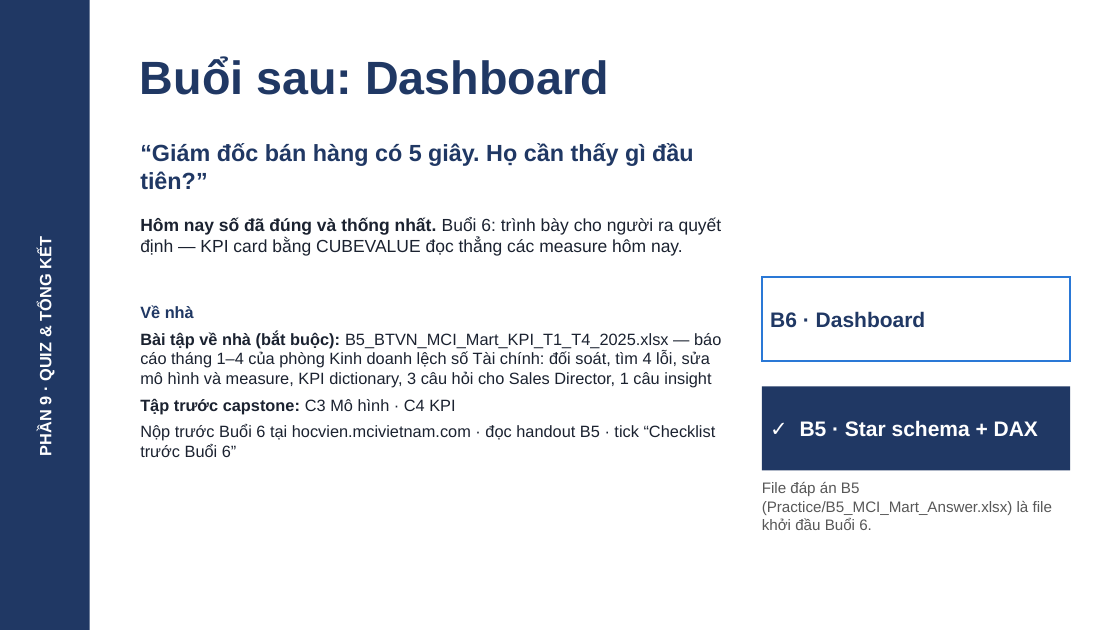
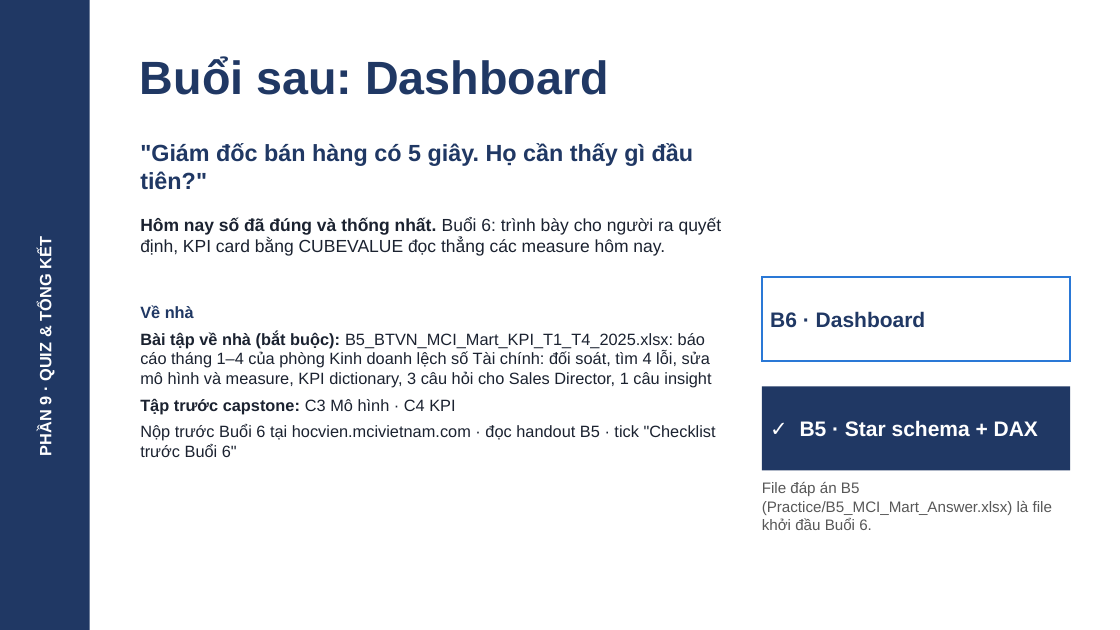
Before and after one commit to lenhan555/mci-excel, a slide deck: slide 39 of 1_Sessions/B5_Data_Model_DAX/Slide_B5.pptx. Drawn at 1120x630 pixels with LibreOffice and Linux fonts; fonts in the diff are those of the drawing. Boxes give left, top, right and bottom in pixels: in the first picture for what was removed or moved away, otherwise in the second. Text is boxed around its words. In the diff, an @@ line names an element or a change of style, - is before the commit and + after.

```diff
--- a/1_Sessions/B5_Data_Model_DAX/Slide_B5.pptx
+++ b/1_Sessions/B5_Data_Model_DAX/Slide_B5.pptx
@@ text at <box>140,143,693,190</box>: text changed @@
-“Giám đốc bán hàng có 5 giây. Họ cần thấy gì đầu tiên?”
+"Giám đốc bán hàng có 5 giây. Họ cần thấy gì đầu tiên?"
@@ text at <box>140,218,722,256</box>: text changed @@
-Hôm nay số đã đúng và thống nhất. Buổi 6: trình bày cho người ra quyết định — KPI card bằng CUBEVALUE đọc thẳng các measure hôm nay.
+Hôm nay số đã đúng và thống nhất. Buổi 6: trình bày cho người ra quyết định, KPI card bằng CUBEVALUE đọc thẳng các measure hôm nay.
@@ text at <box>140,332,711,388</box>: text changed @@
-Bài tập về nhà (bắt buộc): B5_BTVN_MCI_Mart_KPI_T1_T4_2025.xlsx — báo cáo tháng 1–4 của phòng Kinh doanh lệch số Tài chính: đối soát, tìm 4 lỗi, sửa mô hình và measure, KPI dictionary, 3 câu hỏi cho Sales Director, 1 câu insight
+Bài tập về nhà (bắt buộc): B5_BTVN_MCI_Mart_KPI_T1_T4_2025.xlsx: báo cáo tháng 1–4 của phòng Kinh doanh lệch số Tài chính: đối soát, tìm 4 lỗi, sửa mô hình và measure, KPI dictionary, 3 câu hỏi cho Sales Director, 1 câu insight
@@ text at <box>140,424,716,457</box>: text changed @@
-Nộp trước Buổi 6 tại hocvien.mcivietnam.com · đọc handout B5 · tick “Checklist trước Buổi 6”
+Nộp trước Buổi 6 tại hocvien.mcivietnam.com · đọc handout B5 · tick "Checklist trước Buổi 6"
```
Also in this commit, not shown: 26 other slides changed, 19 other files.
